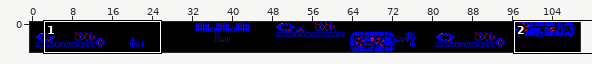
Tiled map: art/maps/level-7.tmx. Above, an overview of the earlier version with the close-up marked.
Close-up. Old version:
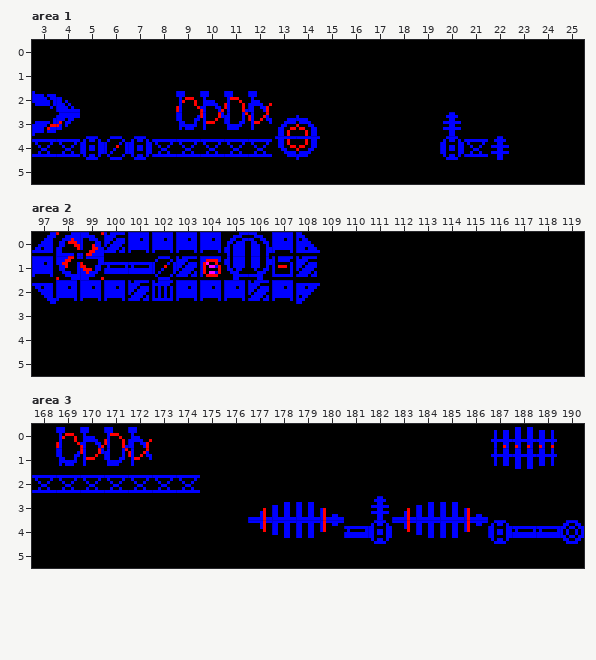
Cells are 8x8 px. Shown: area 1 x 3..25, y 0..5; area 2 x 97..119, y 0..5; area 3 x 168..190, y 0..5. The commit also changed other parts of the map, which this record leaves out.
After the commit:
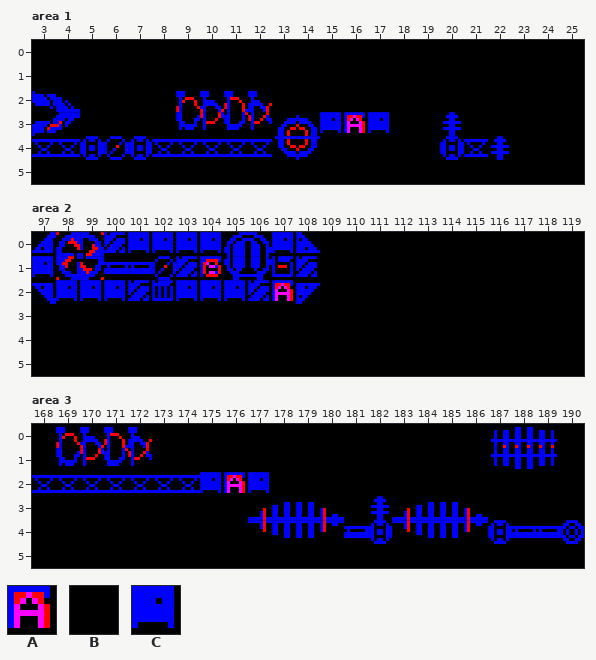
Key: from "Destructible Scenery": A 0 "A bonus target"; from "tileSet": B 0 "Open sky", C 1 "Hull".
_ is an empty cell.
Commit message: Award A-target shooting bonuses on sector clearance
The exact change:
Layer "Induction Line", area 1:
The author changed tile B to tile A in row 3 at x 16.
The author changed tile B to tile C in row 3 at x 15 and 17.
Layer "Induction Line", area 2:
The author changed tile C to tile A in row 2 at x 107.
Layer "Induction Line", area 3:
The author changed tile B to tile A in row 2 at x 176.
The author changed tile B to tile C in row 2 at x 175 and 177.
Changed places in both close-ups, as pixel boxes (x1, y1, x2, y2):
changed: (320, 112, 389, 133)
changed: (275, 283, 293, 301)
changed: (200, 472, 269, 493)
